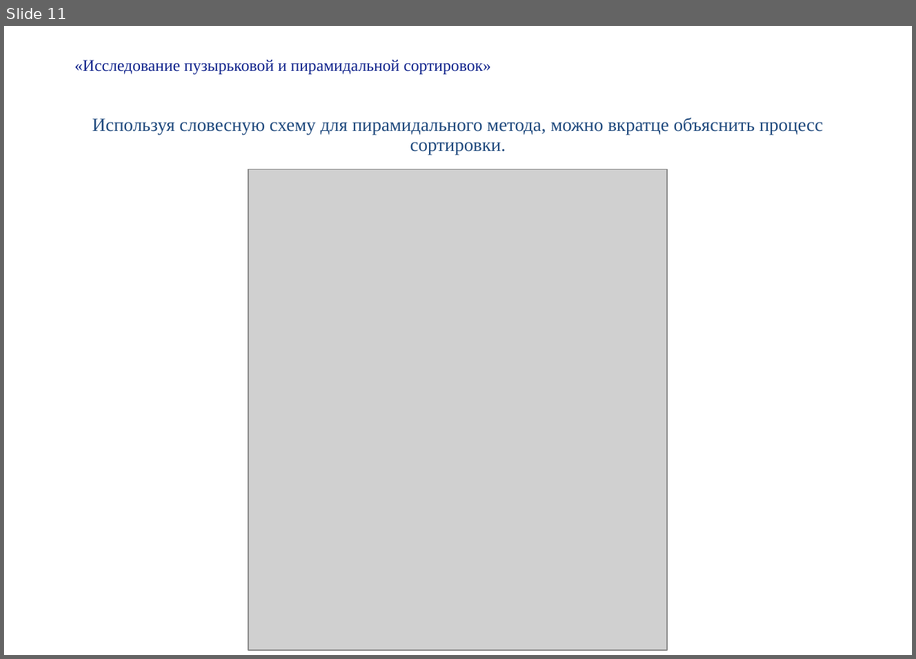
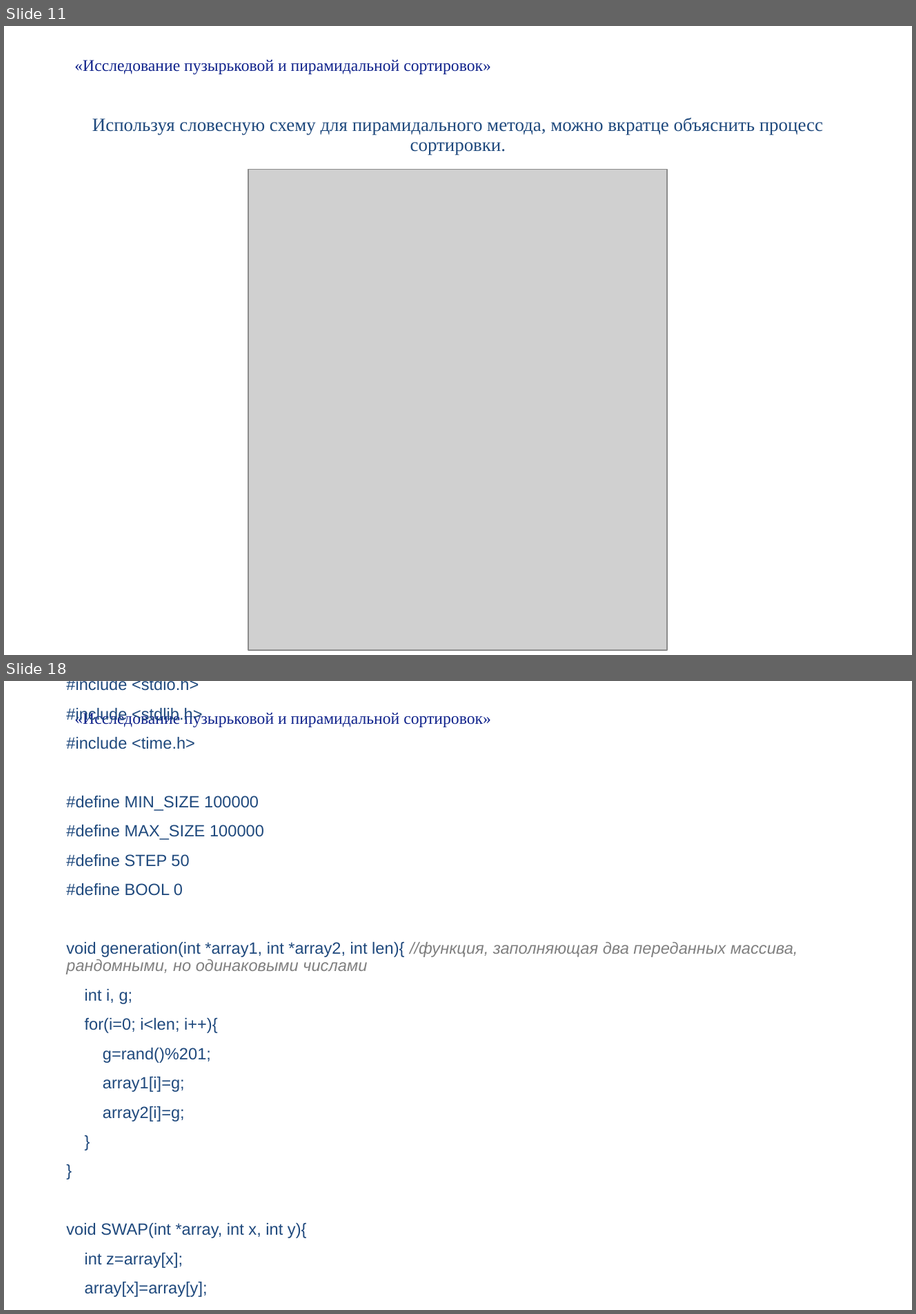
Before and after one commit to glukhovsa/TeamDz, a slide deck: Презентация.pptx. Shown one above the other, each under a label of ours: slide 11 before the commit, slides 11 and 18 after it; the slides between them are not shown. The pictures are 916x659 and 916x1314 pixels, drawn with LibreOffice and Linux fonts; fonts in the diff are those of the drawing; grey boxes stand for pictures. Boxes give left, top, right and bottom in pixels: in the first picture for what was removed or moved away, otherwise in the second. Text is boxed around its words. In the diff, an @@ line names an element or a change of style, - is before the commit and + after.

```diff
--- a/Презентация.pptx
+++ b/Презентация.pptx
@@ slide 18 added at <box>4,681,912,1310</box>, background #FFFFFF @@
@@ subtitle added at <box>66,681,798,1296</box>, 14 pt, text #1F497D @@
+#include <stdio.h>
+#include <stdlib.h>
+#include <time.h>
+#define MIN_SIZE 100000
+#define MAX_SIZE 100000
+#define STEP 50
+#define BOOL 0
+void generation(int *array1, int *array2, int len){ //функция, заполняющая два переданных массива, рандомными, но одинаковыми числами
+int i, g;
+for(i=0; i<len; i++){
+g=rand()%201;
+array1[i]=g;
+array2[i]=g;
+}
+}
+void SWAP(int *array, int x, int y){
+int z=array[x];
+array[x]=array[y];
+array[y]=z;
+}
@@ title added at <box>74,711,491,727</box>, 14 pt, text #0F228B @@
+«Исследование пузырьковой и пирамидальной сортировок»
```
Also in this commit, not shown: 6 slides changed, 4 other slides added, 3 other files.
